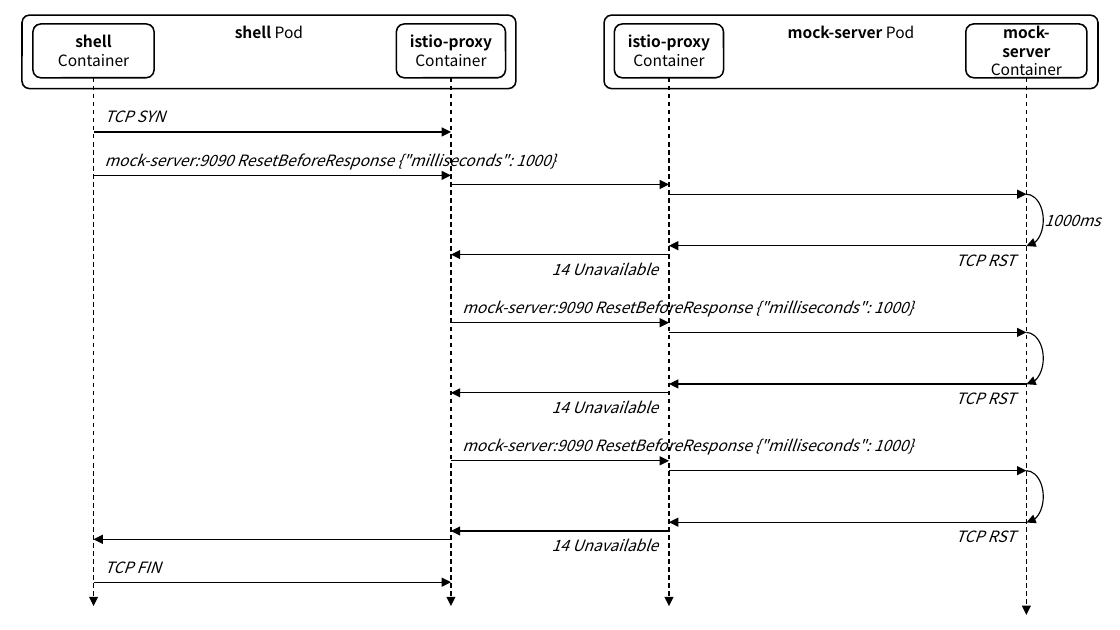
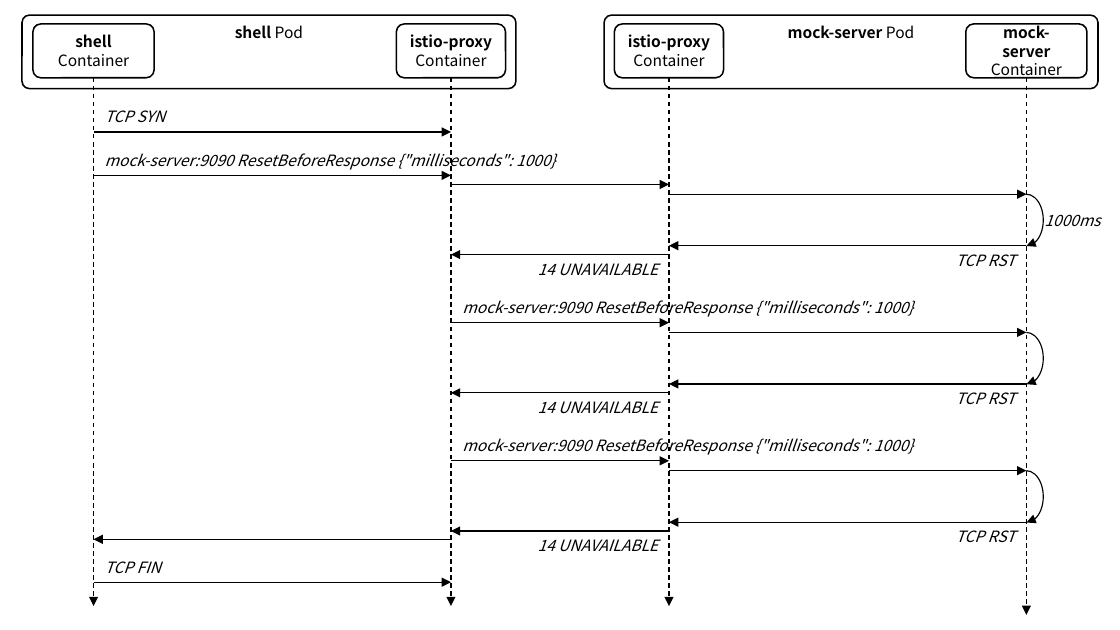
Before and after one commit to ssup2/blog-software, a slide deck: slide 20 of content/docs/theory-analysis/istio-sidecar-proxy-access-log/images/images.pptx. Drawn at 1120x630 pixels with LibreOffice and Linux fonts; fonts in the diff are those of the drawing. Boxes give left, top, right and bottom in pixels: in the first picture for what was removed or moved away, otherwise in the second. Text is boxed around its words. In the diff, an @@ line names an element or a change of style, - is before the commit and + after.

```diff
--- a/content/docs/theory-analysis/istio-sidecar-proxy-access-log/images/images.pptx
+++ b/content/docs/theory-analysis/istio-sidecar-proxy-access-log/images/images.pptx
@@ text at box(538, 263, 658, 276): text changed @@
-14 Unavailable
+14 UNAVAILABLE
@@ text at box(538, 401, 658, 414): text changed @@
-14 Unavailable
+14 UNAVAILABLE
@@ text at box(538, 539, 658, 552): text changed @@
-14 Unavailable
+14 UNAVAILABLE
```
Also in this commit, not shown: 4 other slides changed, 1 slide added, 10 other files.
